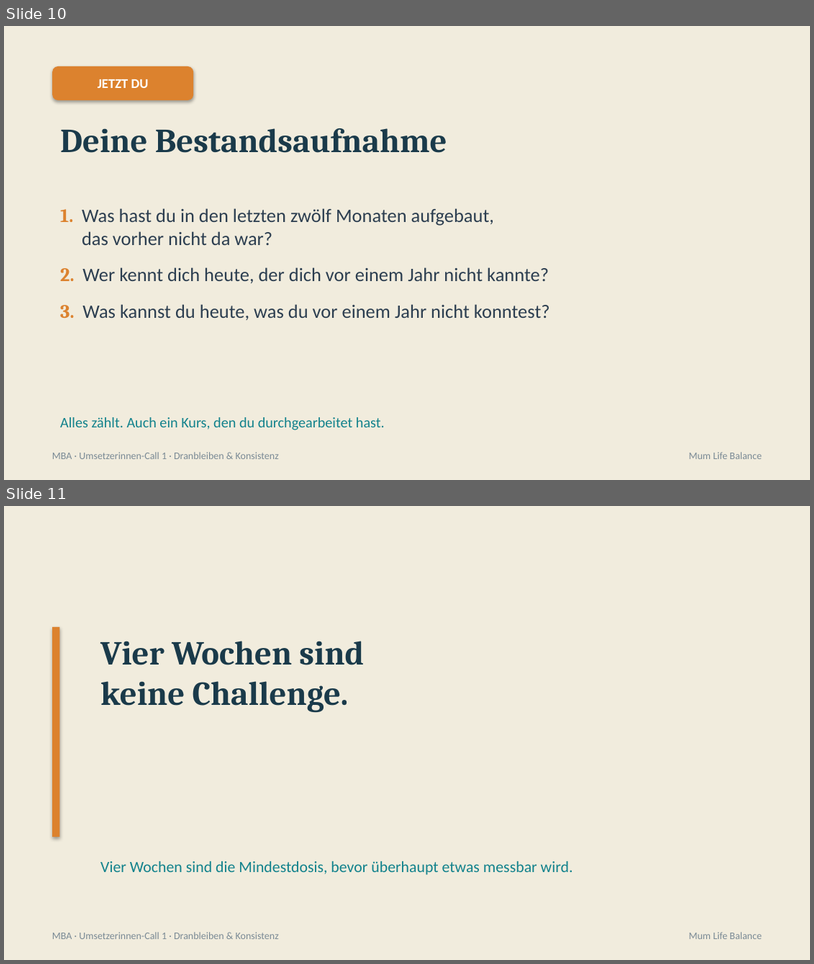
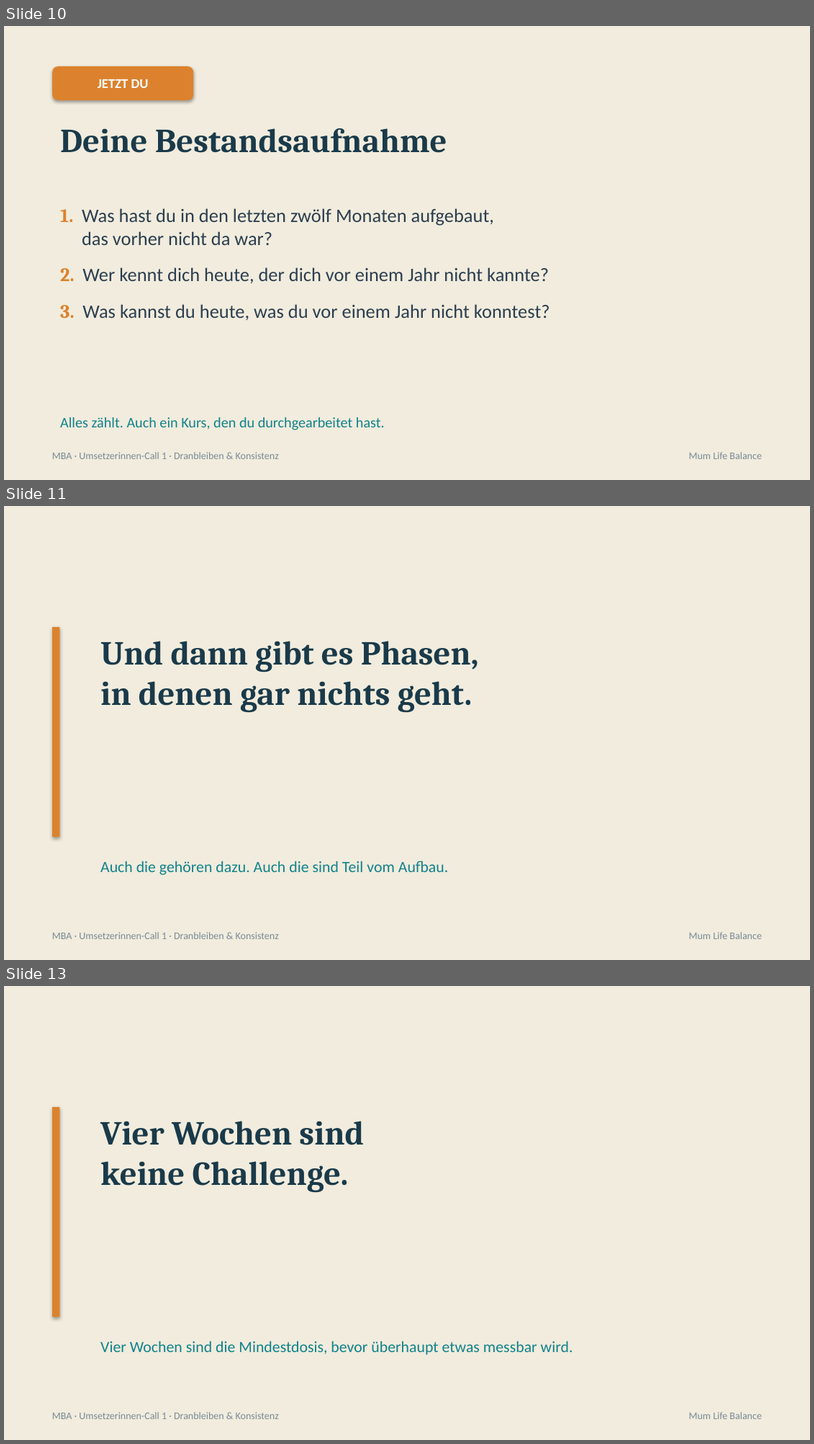
Before and after one commit to pnulmann-hue/mumlifebalance-workspace, a slide deck: outputs/produkte/mba/praesentationen/call-01-dranbleiben.pptx. Shown one above the other, each under a label of ours: slides 10 and 11 before the commit, slides 10, 11 and 13 after it; the slides between them are not shown. The pictures are 814x964 and 814x1444 pixels, drawn with LibreOffice and Linux fonts; fonts in the diff are those of the drawing. Boxes give left, top, right and bottom in pixels: in the first picture for what was removed or moved away, otherwise in the second. Text is boxed around its words. In the diff, an @@ line names an element or a change of style, - is before the commit and + after.

```diff
--- a/outputs/produkte/mba/praesentationen/call-01-dranbleiben.pptx
+++ b/outputs/produkte/mba/praesentationen/call-01-dranbleiben.pptx
@@ slide 11 added at (4,506,810,960), background #F1ECDD @@
@@ rectangle added at (52,627,59,836), fill #DC822E @@
@@ text added at (100,641,479,712), 30 pt, text #1A3A4A, bold @@
+Und dann gibt es Phasen,
+in denen gar nichts geht.
@@ text added at (100,860,448,875), 14 pt, text #12828C @@
+Auch die gehören dazu. Auch die sind Teil vom Aufbau.
@@ text added at (52,932,279,939), 9 pt, text #7A8A95 @@
+MBA · Umsetzerinnen-Call 1 · Dranbleiben & Konsistenz
@@ text added at (689,932,762,939), 9 pt, text #7A8A95 @@
+Mum Life Balance
@@ what was slide 11 is now slide 13 @@
```
Also in this commit, not shown: 4 slides changed, 1 other slide added, 3 other files.
